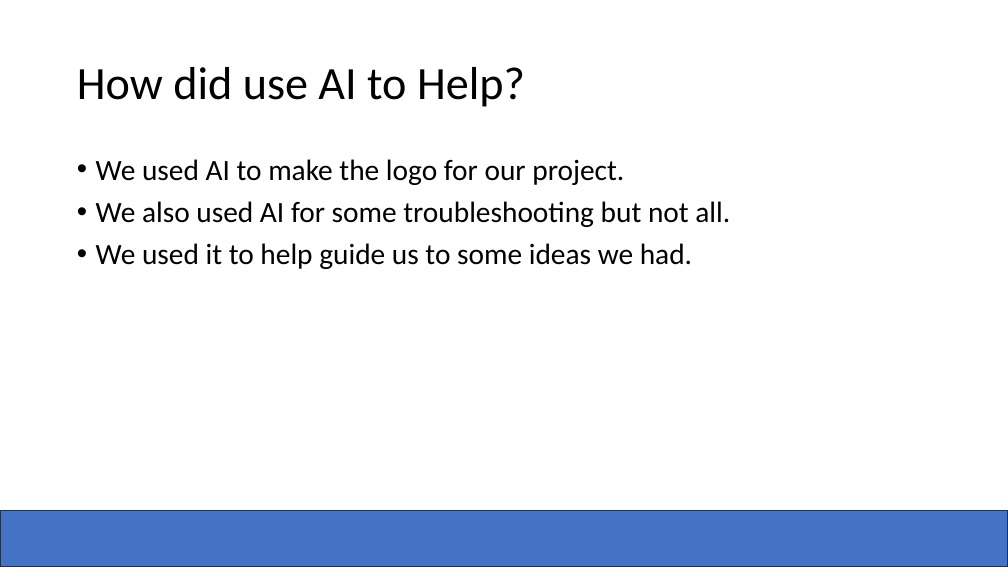
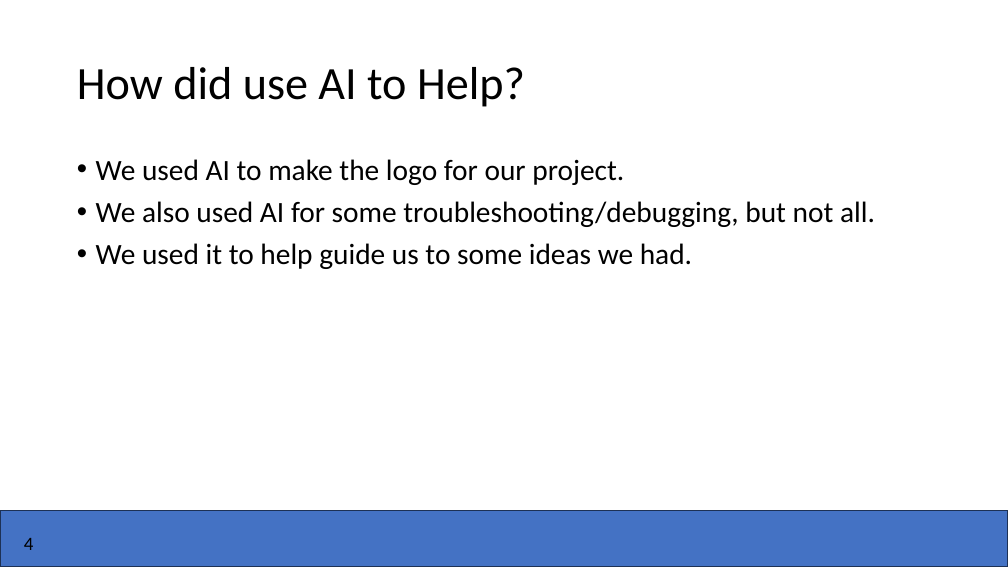
Before and after one commit to Zachadactyl/Connect-4_C, a slide deck: slide 4 of Four 2 Win.pptx. Drawn at 1008x567 pixels with LibreOffice and Linux fonts; fonts in the diff are those of the drawing; background and template pictures are left out. Boxes give left, top, right and bottom in pixels: in the first picture for what was removed or moved away, otherwise in the second. Text is boxed around its words. In the diff, an @@ line names an element or a change of style, - is before the commit and + after.

```diff
--- a/Four 2 Win.pptx
+++ b/Four 2 Win.pptx
@@ text at <box>96,201,875,227</box>: text changed @@
-• We also used AI for some troubleshooting but not all.
+• We also used AI for some troubleshooting/debugging, but not all.
@@ text added at <box>24,538,34,550</box>, 18 pt, text #000000 @@
+4
```
Also in this commit, not shown: 6 other slides changed.
